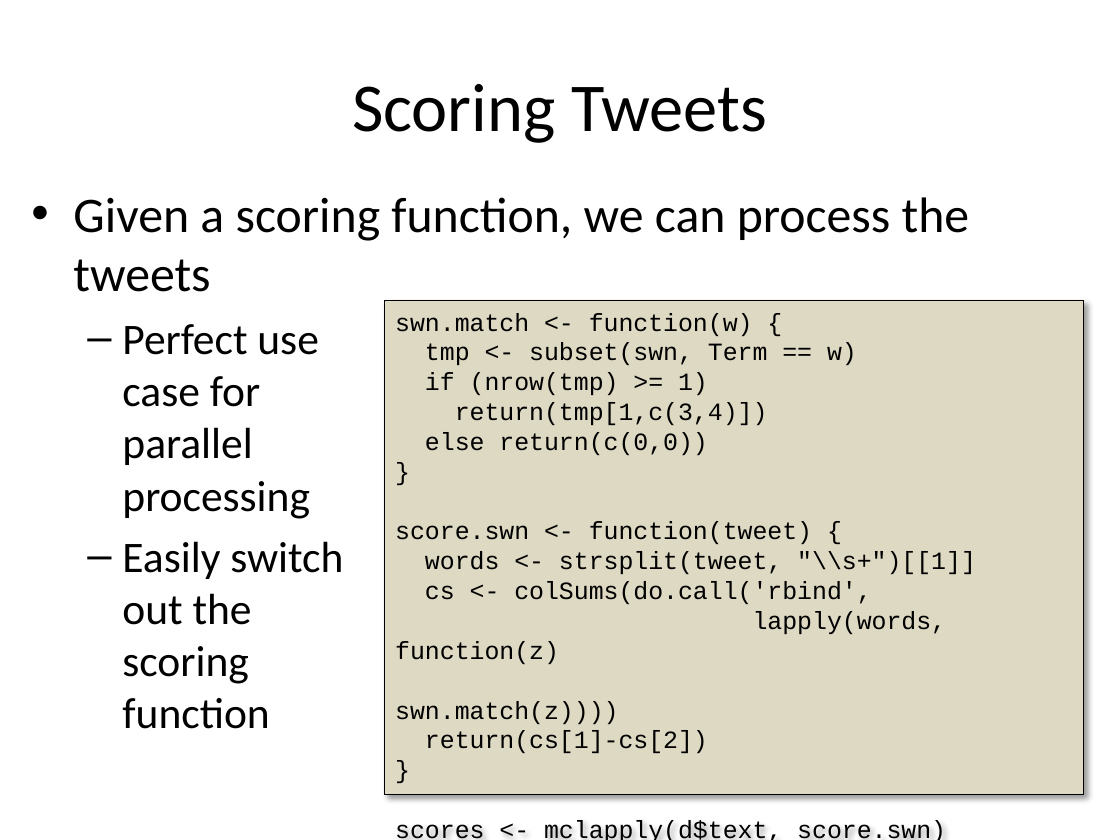
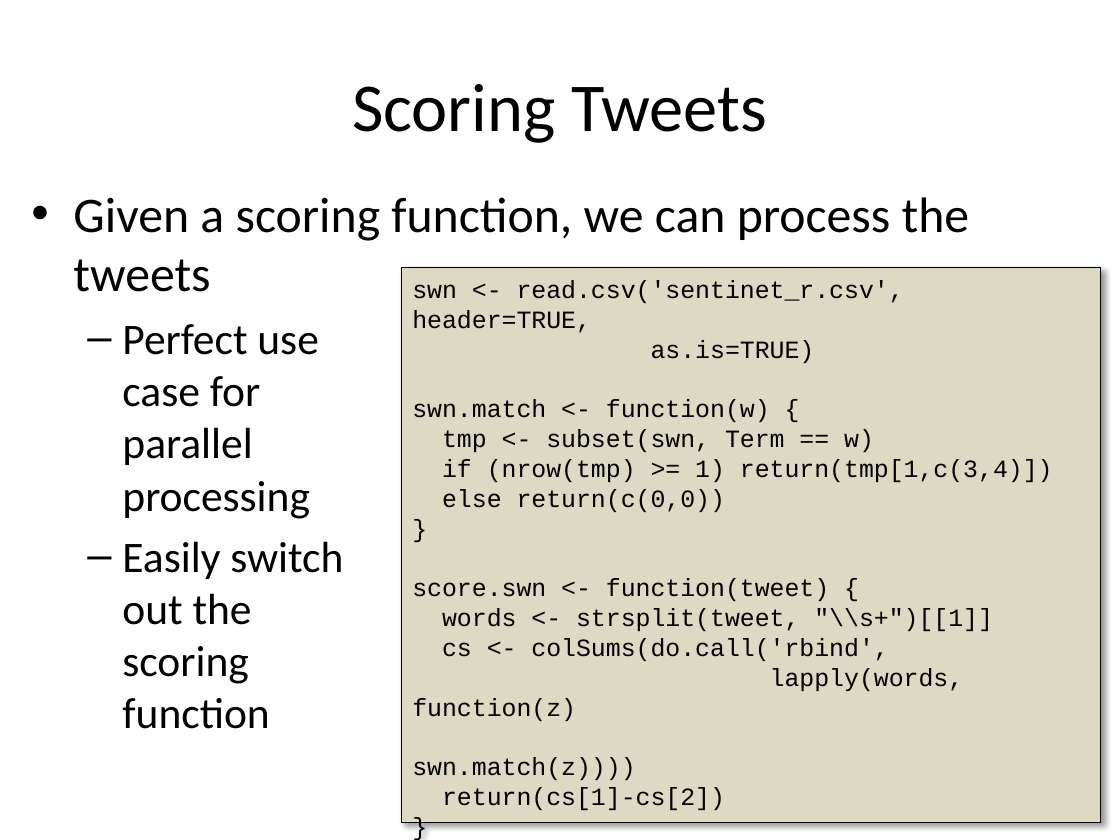
Before and after one commit to rajarshi/ctrug-tweet, a slide deck: slide 7 of ctrug.pptx (slide 6 before the commit). Drawn at 1120x840 pixels with LibreOffice and Linux fonts; fonts in the diff are those of the drawing. Boxes give left, top, right and bottom in pixels: in the first picture for what was removed or moved away, otherwise in the second. Text is boxed around its words. In the diff, an @@ line names an element or a change of style, - is before the commit and + after.

Commit message:
more updates to the presentation

```diff
--- a/ctrug.pptx
+++ b/ctrug.pptx
@@ rectangle "swn <- read.csv('sentinet_r.csv', header=TRUE,": place and size @@
-rectangle "swn <- read.csv('sentinet_r.csv', header=TRUE," at (384,300,1084,794)
+rectangle "swn <- read.csv('sentinet_r.csv', header=TRUE," at (401,268,1101,822)
@@ text in rectangle at (412,280,904,363): paragraphs added @@
+swn <- read.csv('sentinet_r.csv', header=TRUE,
+as.is=TRUE)
@@ text in rectangle at (442,459,1053,482): text changed @@
-if (nrow(tmp) >= 1)
-return(tmp[1,c(3,4)])
+if (nrow(tmp) >= 1) return(tmp[1,c(3,4)])
```
Also in this commit, not shown: 1 other slide changed, 2 slides added, 1 slide removed.
